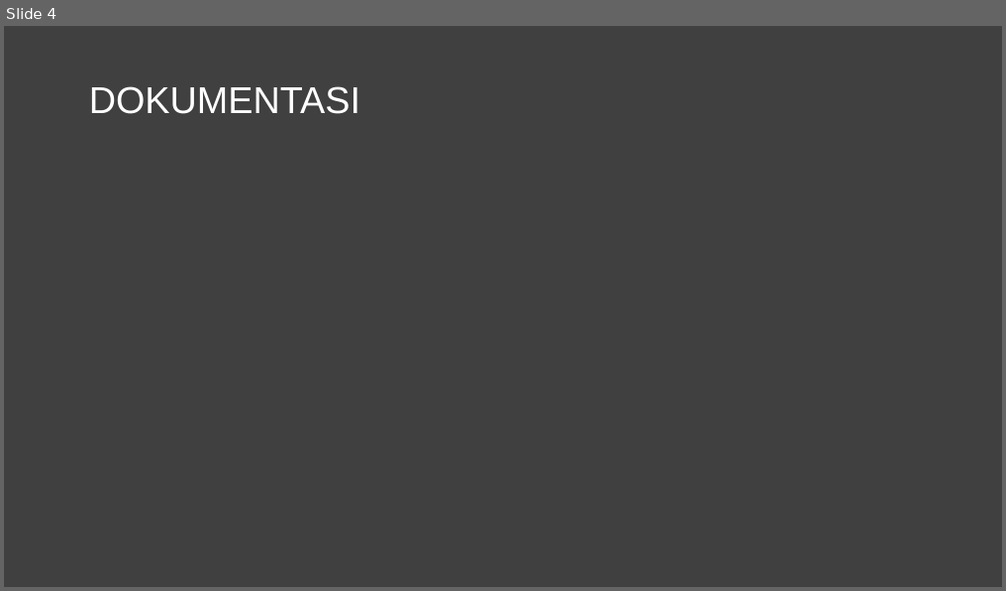
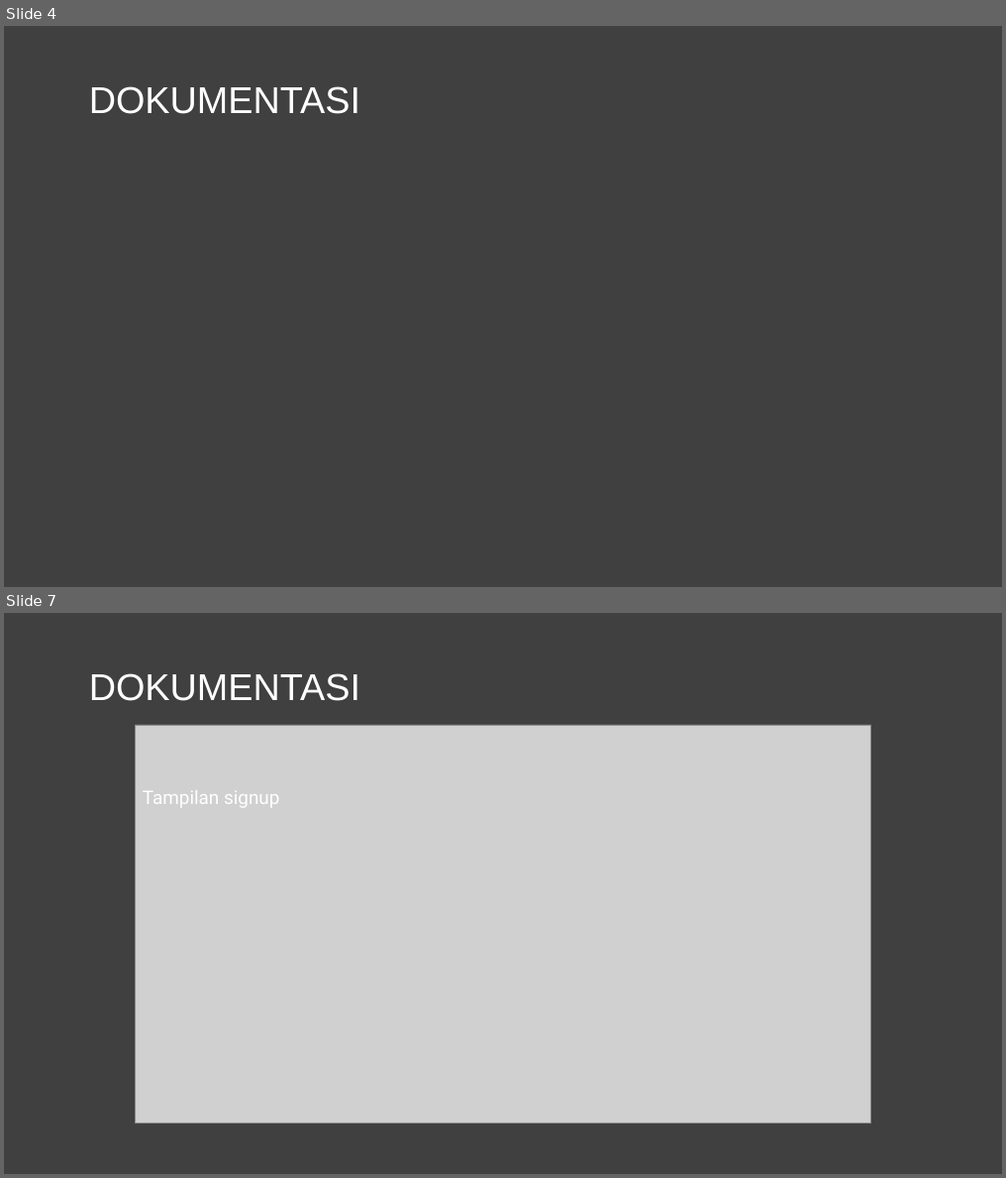
Before and after one commit to 2072008NicholasCH/ApotekOnline, a slide deck: Apotek Online.pptx. Shown one above the other, each under a label of ours: slide 4 before the commit, slides 4 and 7 after it; the slides between them are not shown. The pictures are 1006x591 and 1006x1178 pixels, drawn with LibreOffice and Linux fonts; fonts in the diff are those of the drawing; grey boxes stand for pictures. Boxes give left, top, right and bottom in pixels: in the first picture for what was removed or moved away, otherwise in the second. Text is boxed around its words. In the diff, an @@ line names an element or a change of style, - is before the commit and + after.

```diff
--- a/Apotek Online.pptx
+++ b/Apotek Online.pptx
@@ slide 7 added at box(4, 613, 1002, 1174), background #404040 @@
@@ text added at box(89, 673, 360, 701), 36 pt, text #FFFFFF @@
+DOKUMENTASI
@@ picture added at box(135, 725, 871, 1123) @@
@@ text added at box(143, 790, 279, 808), 18 pt, text #FFFFFF @@
+Tampilan signup
```
Also in this commit, not shown: 9 other slides added.
